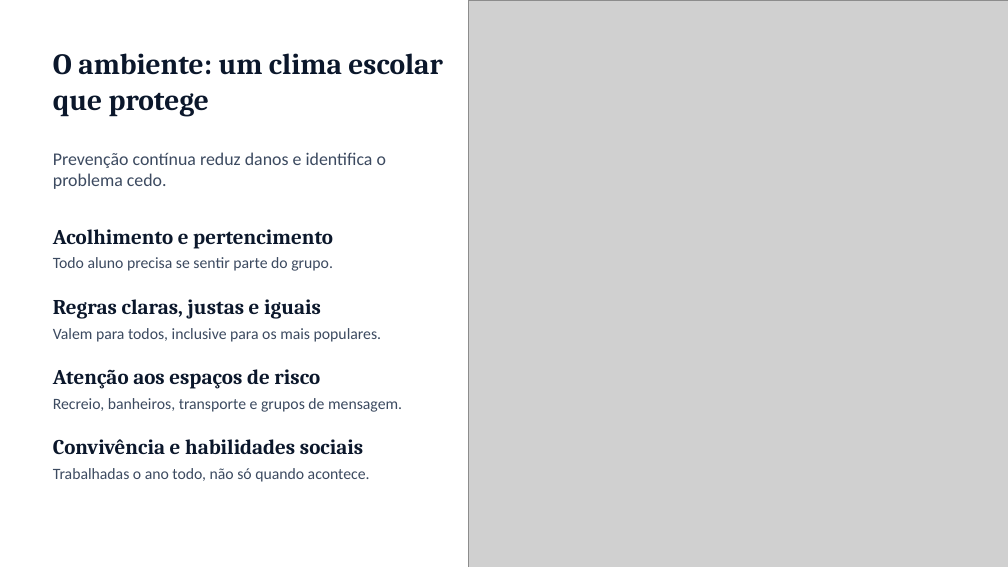
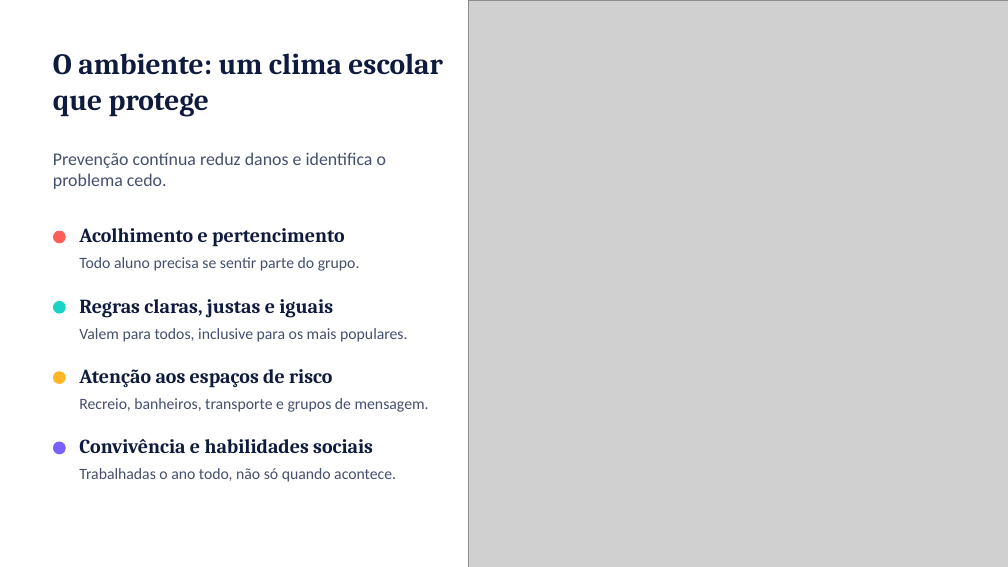
Before and after one commit to ebarroso12/ocorpoexplica, a slide deck: slide 11 of apresentacoes/bullying-saude-mental-escola.pptx. Drawn at 1008x567 pixels with LibreOffice and Linux fonts; fonts in the diff are those of the drawing; grey boxes stand for pictures; background and template pictures are left out. Boxes give left, top, right and bottom in pixels: in the first picture for what was removed or moved away, otherwise in the second. Text is boxed around its words. In the diff, an @@ line names an element or a change of style, - is before the commit and + after.

```diff
--- a/apresentacoes/bullying-saude-mental-escola.pptx
+++ b/apresentacoes/bullying-saude-mental-escola.pptx
@@ title "O ambiente: um clima escolar ..." at (53,53,443,116): text colour #0B172B to #0F1B3D @@
@@ ellipse added at (53,231,66,243), fill #FF5E5B @@
@@ text "Acolhimento e pertencimento": place and size @@
-text "Acolhimento e pertencimento" at (53,229,333,249)
+text "Acolhimento e pertencimento" at (79,228,344,247)
@@ text "Todo aluno precisa se sentir ...": place and size @@
-text "Todo aluno precisa se sentir ..." at (53,257,333,271)
+text "Todo aluno precisa se sentir ..." at (79,257,360,271)
@@ text "Regras claras, justas e iguais": place and size @@
-text "Regras claras, justas e iguais" at (53,299,321,319)
+text "Regras claras, justas e iguais" at (79,299,333,318)
@@ ellipse added at (53,301,66,314), fill #19D3C5 @@
@@ text "Valem para todos, inclusive para ...": place and size @@
-text "Valem para todos, inclusive para ..." at (53,328,381,342)
+text "Valem para todos, inclusive para ..." at (79,328,407,342)
@@ ellipse added at (53,371,66,384), fill #FFB627 @@
@@ text "Atenção aos espaços de risco": place and size @@
-text "Atenção aos espaços de risco" at (53,369,320,389)
+text "Atenção aos espaços de risco" at (79,369,332,388)
@@ text "Recreio, banheiros, transporte e grupos ...": place and size @@
-text "Recreio, banheiros, transporte e grupos ..." at (53,398,402,412)
+text "Recreio, banheiros, transporte e grupos ..." at (79,398,429,412)
@@ ellipse added at (53,442,66,454), fill #7B61FF @@
@@ size 20 to 19 pt, text colour #0B172B to #0F1B3D in 4 elements at (79,228,344,247), (79,299,333,318), (79,369,332,388), (79,439,373,454) @@
@@ text "Convivência e habilidades sociais": place and size @@
-text "Convivência e habilidades sociais" at (53,439,363,455)
+text "Convivência e habilidades sociais" at (79,439,373,454)
@@ text colour #3C4A60 to #44506E in 4 elements at (79,257,360,271), (79,328,407,342), (79,398,429,412), (79,468,396,482) @@
@@ text "Trabalhadas o ano todo, não ...": place and size @@
-text "Trabalhadas o ano todo, não ..." at (53,468,370,482)
+text "Trabalhadas o ano todo, não ..." at (79,468,396,482)
```
Also in this commit, not shown: 12 other slides changed, 26 other files.
